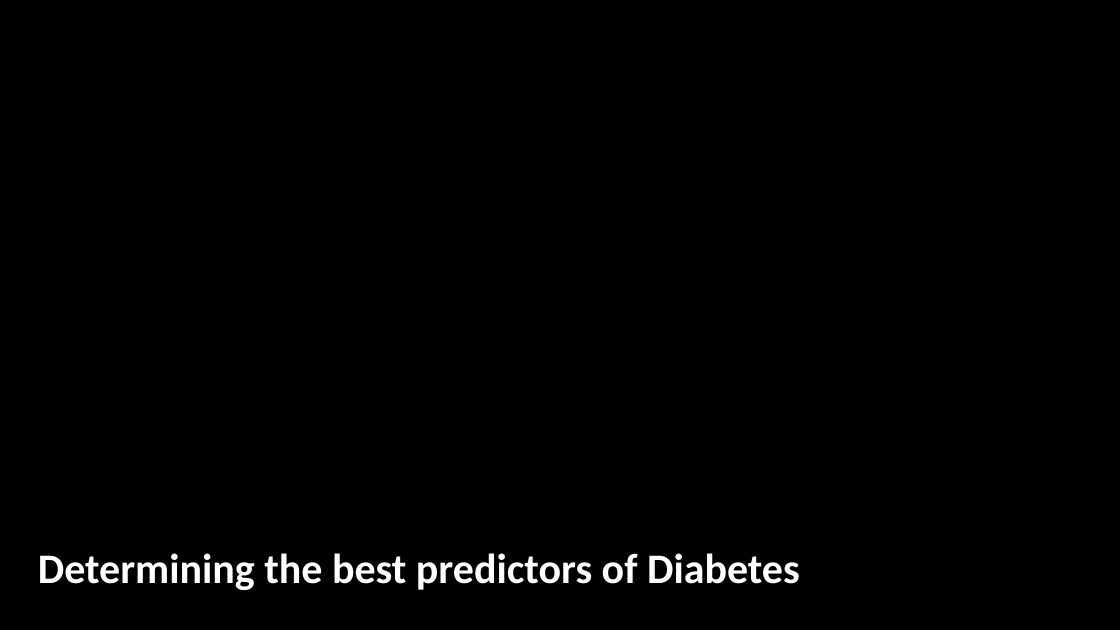
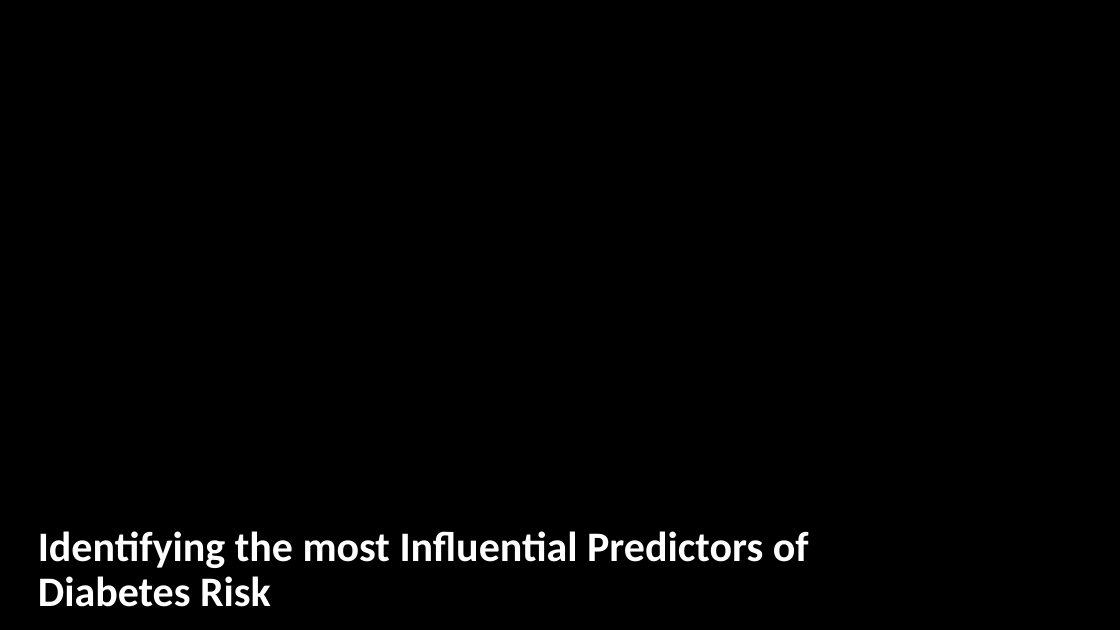
Before and after one commit to teresamcgarry/diabetes, a slide deck: slide 1 of presentation/diabetes_presentation.pptx. Drawn at 1120x630 pixels with LibreOffice and Linux fonts; fonts in the diff are those of the drawing; background and template pictures are left out. Boxes give left, top, right and bottom in pixels: in the first picture for what was removed or moved away, otherwise in the second. Text is boxed around its words. In the diff, an @@ line names an element or a change of style, - is before the commit and + after.

Commit message:
Diabetes Presentation

```diff
--- a/presentation/diabetes_presentation.pptx
+++ b/presentation/diabetes_presentation.pptx
@@ title at bbox=[38, 531, 809, 607]: text changed @@
-Determining the best predictors of Diabetes
+Identifying the most Influential Predictors of Diabetes Risk
```
Also in this commit, not shown: 9 other slides changed, 3 slides added, 2 slides removed.
